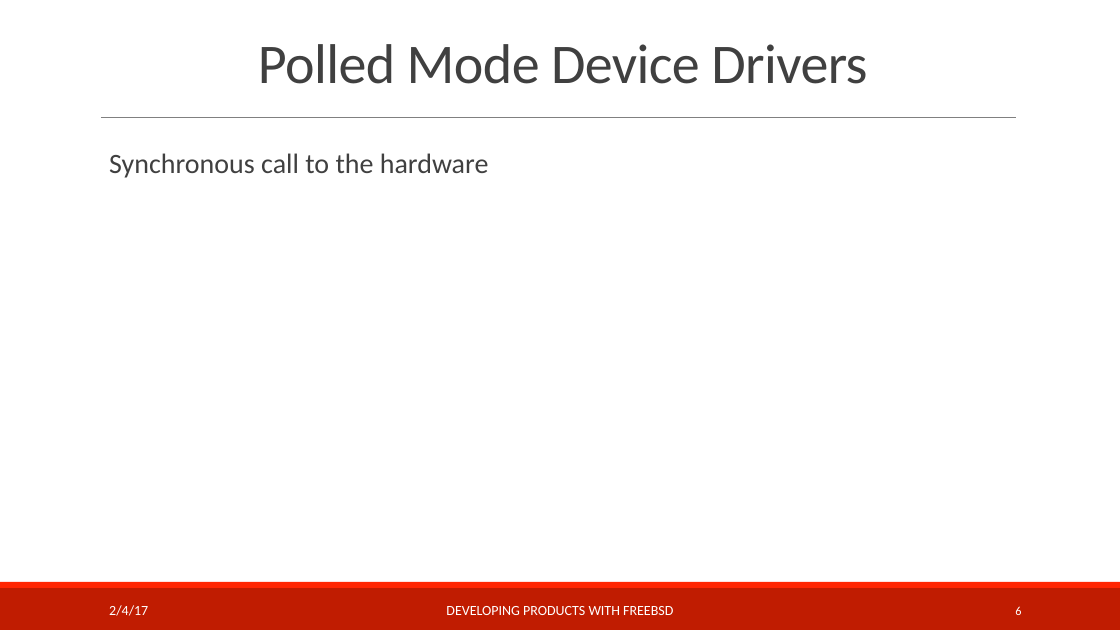
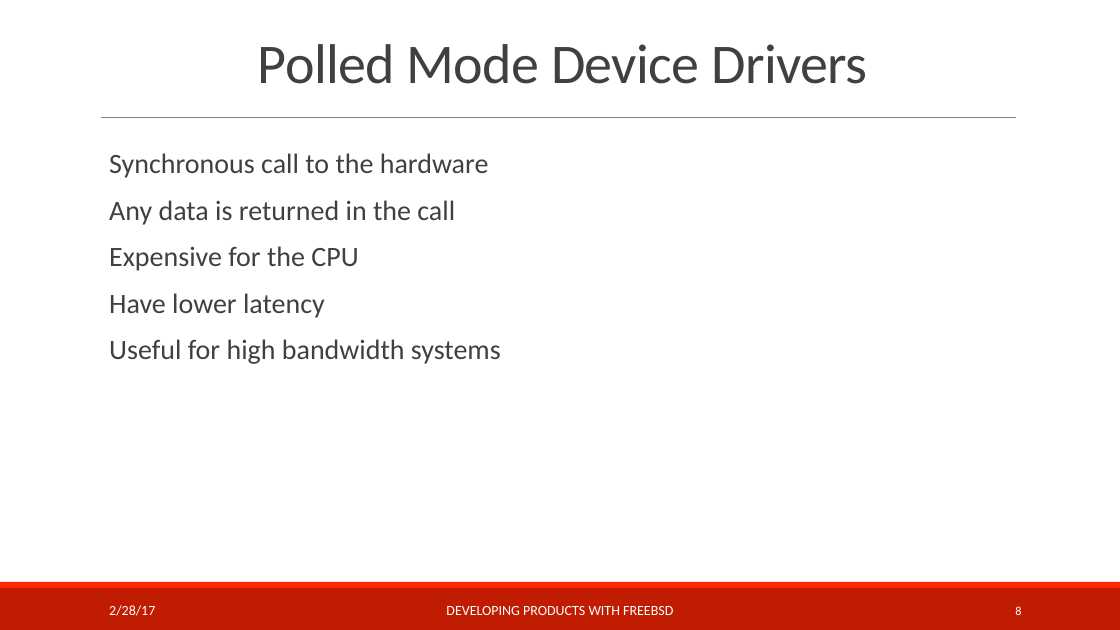
Before and after one commit to teachbsd/course, a slide deck: slide 8 of undergraduate/lectures/devices.pptx (slide 6 before the commit). Drawn at 1120x630 pixels with LibreOffice and Linux fonts; fonts in the diff are those of the drawing; background and template pictures are left out. Boxes give left, top, right and bottom in pixels: in the first picture for what was removed or moved away, otherwise in the second. Text is boxed around its words. In the diff, an @@ line names an element or a change of style, - is before the commit and + after.

Commit message:
First teaching of Device Drivers and Security sections at Darmstadt Feb 2017

```diff
--- a/undergraduate/lectures/devices.pptx
+++ b/undergraduate/lectures/devices.pptx
@@ text at bbox=[109, 200, 501, 364]: paragraphs added @@
+  Any data is returned in the call
+  Expensive for the CPU
+  Have lower latency
+  Useful for high bandwidth systems
@@ text at bbox=[109, 605, 155, 616]: text changed @@
-2/4/17
+2/28/17
```
Also in this commit, not shown: 11 other slides changed, 3 slides added, 1 other file.
